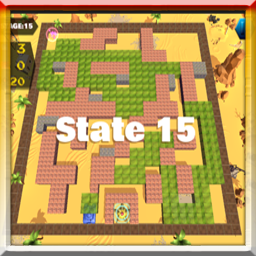
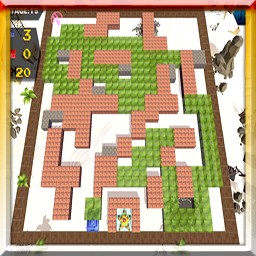
Layers edited between the first and the second (256, 256) image:
removed layer "Layer 6" over [0, 0, 256, 256]
removed layer "Layer 7" over [0, 0, 256, 256]
added layer "Layer 4" above "Layer 8" over [0, 0, 256, 256]
added layer "Layer 8" over [0, 0, 256, 256]
